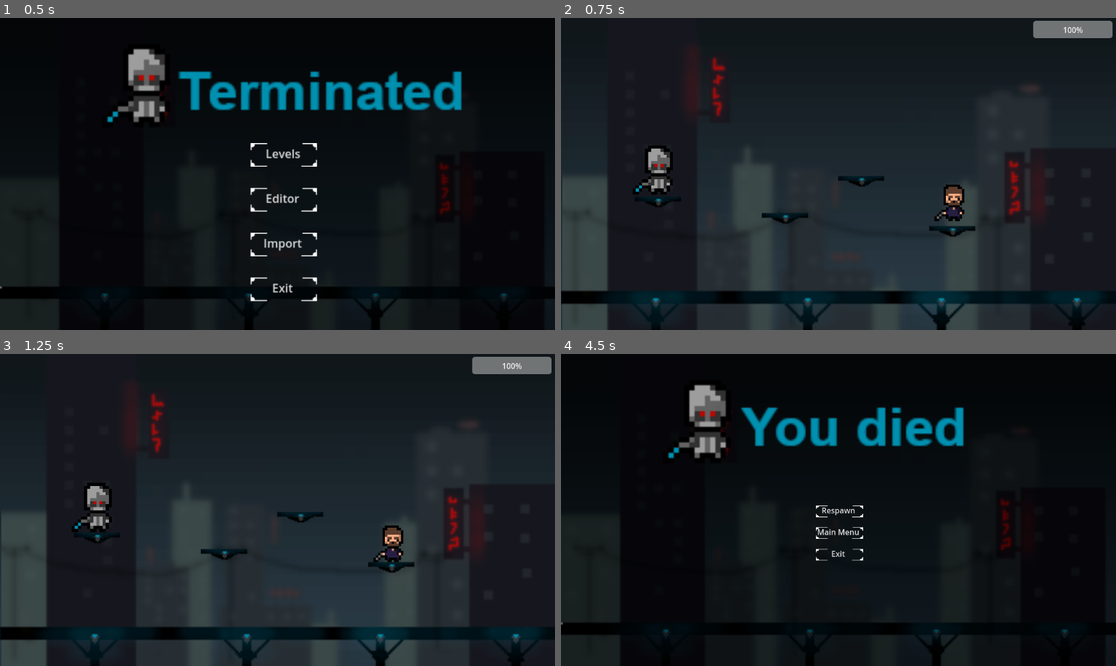
Above: before the commit, frames 1-4 (two rows, left to right).
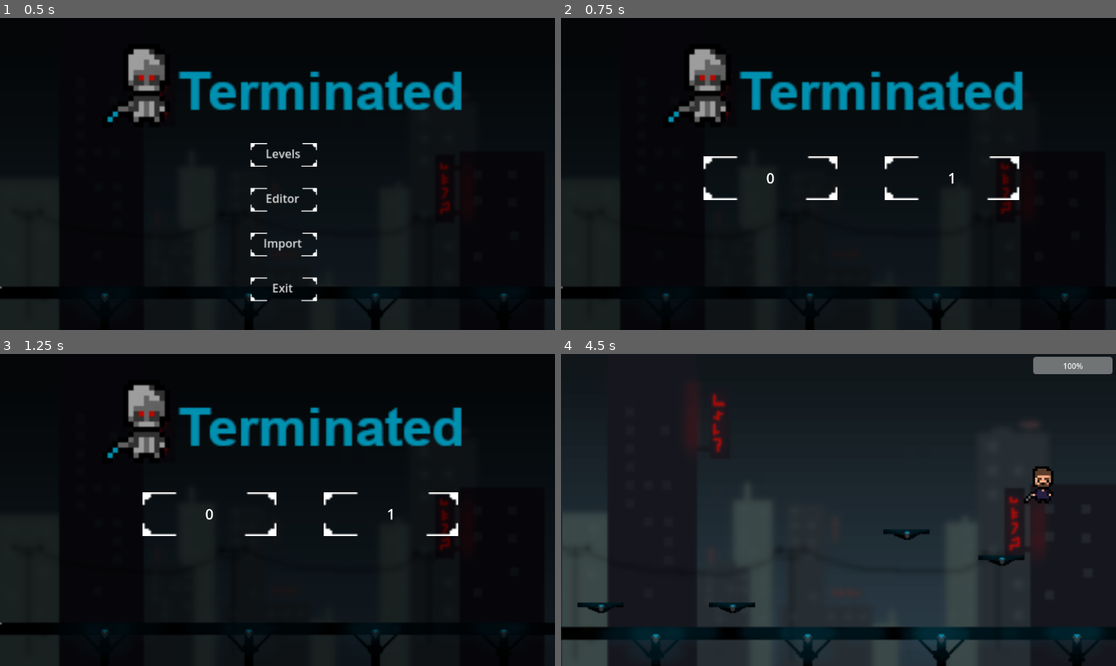
Above: after the commit, the same moments.

Repository: BadNerd/Terminated
Game: Godot game, scene res://UI/Main Menu.tscn
The game is run twice, just before and just after one commit, with the same random seed, the same clock (stepped at 60 frames per second) and the same inputs.
Inputs (mouse positions are in pixels of both pictures, inside the frame that each line leads up to):
- Up to frame 1 (0.5 s): no input
- Up to frame 2 (0.75 s): click "Levels" at 0.5 s
- Up to frame 3 (1.25 s): no input
- Up to frame 4 (4.5 s): click (649, 519) at 1.27 s; click (649, 494) at 2.02 s; tap Enter (ui_accept) at 2.75, 3.02, 3.77 s; move the mouse to (960, 494) at 2.77 s; hold Middle mouse button (middle) 2.78-3.53 s; hold Right (ui_right) 2.78-4.28 s; click (960, 494) at 2.92 s; move the mouse to (727, 525) at 3.52 s; click (727, 525) at 3.6 s; move the mouse to (894, 441) at 4.27 s; hold Left (ui_left) from 4.28 s (still down); hold R (rocket) from 4.28 s (still down); click (894, 441) at 4.42 s

Frame 1 is identical in both runs. In frame 2, 56% of the frame differs, in the area x 0-100%, y 0-100%; in frame 3, 56%; in frame 4, 55%.

Commit message:
added level selector
please don't mind the project.godot file, i just had to change the render method so i can open the project in my old pc

Diff:
--- /dev/null
+++ b/Game/Level Button.gd
@@ -0,0 +1,17 @@
+extends NinePatchRect
+
+
+@export var level_scene : PackedScene
+@export var level_text : int
+func _ready():
+	$Label.text = str(level_text)
+
+
+# Called every frame. 'delta' is the elapsed time since the previous frame.
+func _process(delta):
+	pass
+
+
+func _on_gui_input(event):
+	if (event is InputEventMouseButton) and (event.get_button_index() == MOUSE_BUTTON_LEFT) :
+		get_tree().change_scene_to_file(level_scene.resource_path)
--- /dev/null
+++ b/Game/UI/Level Button.tscn
@@ -0,0 +1,26 @@
+[gd_scene load_steps=4 format=3 uid="uid://vblb5up2max3"]
+
+[ext_resource type="Texture2D" uid="uid://b53kwybg2uu3w" path="res://Assets/ButtonTemplate.png" id="1_fkg57"]
+[ext_resource type="Script" path="res://Level Button.gd" id="2_2c0hr"]
+
+[sub_resource type="LabelSettings" id="LabelSettings_i74g3"]
+font_size = 30
+
+[node name="LevelButton" type="NinePatchRect"]
+size_flags_horizontal = 3
+texture = ExtResource("1_fkg57")
+script = ExtResource("2_2c0hr")
+
+[node name="Label" type="Label" parent="."]
+layout_mode = 1
+anchors_preset = 15
+anchor_right = 1.0
+anchor_bottom = 1.0
+grow_horizontal = 2
+grow_vertical = 2
+text = "1"
+label_settings = SubResource("LabelSettings_i74g3")
+horizontal_alignment = 1
+vertical_alignment = 1
+
+[connection signal="gui_input" from="." to="." method="_on_gui_input"]
--- /dev/null
+++ b/Game/UI/Levels.tscn
@@ -0,0 +1,40 @@
+[gd_scene load_steps=5 format=3 uid="uid://g7kf4bcd17sh"]
+
+[ext_resource type="Texture2D" uid="uid://dguxkkcguji6j" path="res://Assets/MenuScreen.png" id="2_ow0le"]
+[ext_resource type="PackedScene" uid="uid://vblb5up2max3" path="res://UI/Level Button.tscn" id="3_cndk2"]
+[ext_resource type="PackedScene" uid="uid://wv5pghn66j77" path="res://Level0.tscn" id="4_dt44f"]
+[ext_resource type="PackedScene" uid="uid://bh7wtcmp5qekv" path="res://Level1.tscn" id="5_4y3tl"]
+
+[node name="Levels" type="Control"]
+layout_mode = 3
+anchors_preset = 8
+anchor_left = 0.5
+anchor_top = 0.5
+anchor_right = 0.5
+anchor_bottom = 0.5
+grow_horizontal = 2
+grow_vertical = 2
+
+[node name="MenuScreen" type="Sprite2D" parent="."]
+scale = Vector2(3.6, 3.6)
+texture = ExtResource("2_ow0le")
+
+[node name="HBoxContainer" type="HBoxContainer" parent="."]
+layout_mode = 0
+offset_left = -280.0
+offset_top = -37.0
+offset_right = 375.0
+offset_bottom = 54.0
+theme_override_constants/separation = 98
+alignment = 1
+
+[node name="LevelButton" parent="HBoxContainer" instance=ExtResource("3_cndk2")]
+layout_mode = 2
+mouse_filter = 0
+level_scene = ExtResource("4_dt44f")
+
+[node name="LevelButton2" parent="HBoxContainer" instance=ExtResource("3_cndk2")]
+layout_mode = 2
+mouse_filter = 0
+level_scene = ExtResource("5_4y3tl")
+level_text = 1
--- a/Game/UI/Main Menu.gd
+++ b/Game/UI/Main Menu.gd
@@ -1,7 +1,7 @@
 extends Control
 
 func _on_levels_pressed():
-	Global.teleport_level()
+	get_tree().change_scene_to_file("res://UI/Levels.tscn")
 
 func _on_editor_pressed():
 	get_tree().change_scene_to_file("res://Editor/Editor.tscn")
--- a/Game/UI/Main Menu.tscn
+++ b/Game/UI/Main Menu.tscn
@@ -1,8 +1,11 @@
-[gd_scene load_steps=4 format=3 uid="uid://bme2utk10nxg6"]
+[gd_scene load_steps=5 format=3 uid="uid://bme2utk10nxg6"]
 
 [ext_resource type="Script" path="res://UI/Main Menu.gd" id="1_bfd8g"]
 [ext_resource type="Texture2D" uid="uid://dguxkkcguji6j" path="res://Assets/MenuScreen.png" id="2_k1dts"]
 [ext_resource type="Texture2D" uid="uid://b53kwybg2uu3w" path="res://Assets/ButtonTemplate.png" id="3_cqjom"]
+
+[sub_resource type="Theme" id="Theme_gnc4u"]
+Button/colors/font_hover_color = Color(0.95, 0.95, 0.95, 1)
 
 [node name="Main Menu" type="Control"]
 layout_mode = 3
@@ -49,6 +52,7 @@
 
 [node name="Editor" type="Button" parent="HBoxContainer"]
 layout_mode = 2
+theme = SubResource("Theme_gnc4u")
 text = "Editor
 "
 flat = true
--- a/Game/project.godot
+++ b/Game/project.godot
@@ -64,4 +64,6 @@
 
 [rendering]
 
+renderer/rendering_method="gl_compatibility"
+renderer/rendering_method.mobile="gl_compatibility"
 environment/defaults/default_clear_color=Color(0.00784314, 0.00784314, 0.00784314, 1)
